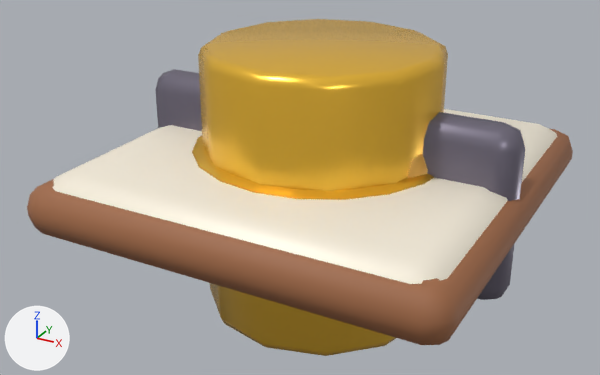
Before and after pictures for a commit that changed the glTF model public/assets/models/factory-kit.glb.
Camera for both pictures: a 50 mm camera at (0.836, -1.628, 0.776) aimed at (-0.042, -0.033, -0.021). Every picture has the same lights, and +X, +Y and +Z are marked at lower left. The first picture is the older version. Vertices at exactly the same position are counted once.

The scene before the commit, as lines of its bpy script (objects in view):
```python
ob_checkpoint = bpy.data.objects.new('checkpoint', me_cylinder)
ob_checkpoint.location = (0.0, 0.0, 0.0)
ob_gear = bpy.data.objects.new('gear', me_torus)
ob_gear.location = (0.0, 0.0, 0.0)
ob_tile_base = bpy.data.objects.new('tile_base', me_cube)
ob_tile_base.location = (0.0, 0.0, 0.0)
ob_tile_underlay = bpy.data.objects.new('tile_underlay', me_cube_001)
ob_tile_underlay.location = (0.0, 0.0, 0.0)
ob_wall = bpy.data.objects.new('wall', me_cube_002)
ob_wall.location = (0.0, 0.0, 0.0)
```
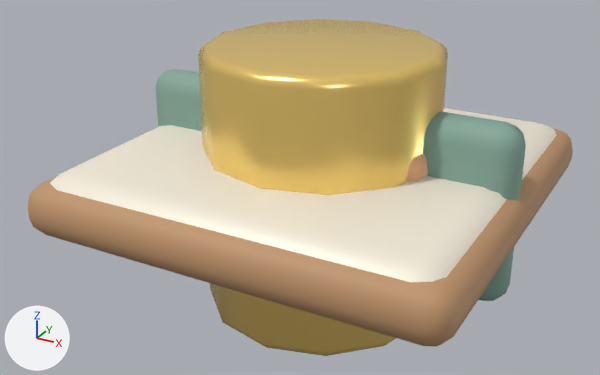
Location of each change, (x1, y1, x2, y2) in pixels of the pictures (600 x 375 px; the box of a moved part takes in the faces that stretch with it):
'checkpoint', recoloured, reshaped
    both: (198, 19, 448, 356)
'tile_underlay', recoloured, reshaped
    before: (27, 129, 573, 345)
    after: (28, 129, 573, 346)
'wall', reshaped
    before: (155, 69, 525, 300)
    after: (155, 69, 526, 301)
'gear', recoloured
    both: (192, 135, 434, 200)
part 1 of me_cube_001, built on
    before: (27, 130, 573, 345)
    after: (28, 129, 573, 346)
part 2 of me_cube_002, built on
    before: (155, 69, 525, 300)
    after: (155, 69, 526, 301)
part 3 of me_cube_002, recoloured
    both: (163, 94, 495, 190)
part 4 of me_torus, cut back
    before: (192, 135, 434, 200)
part 5 of me_cylinder, moved or reshaped
    both: (222, 319, 396, 356)
part 6 of me_cylinder, moved or reshaped
    before: (198, 30, 448, 91)
    after: (198, 23, 448, 91)

Patch to the scene script:
```diff
--- a/public/assets/models/factory-kit.glb.py
+++ b/public/assets/models/factory-kit.glb.py
@@ mat_warm_wood @@
 mat_warm_wood = principled_material('Warm wood')
-mat_warm_wood.base_color = (0.35, 0.14, 0.06)  # brown #a06945
+mat_warm_wood.base_color = (0.53, 0.3, 0.15)  # brown #c0956c
 mat_warm_wood.roughness = 0.62
@@ mat_checkpoint_gold @@
 mat_checkpoint_gold = principled_material('Checkpoint gold')
-mat_checkpoint_gold.base_color = (0.96, 0.56, 0.05)  # yellow #fac53f
+mat_checkpoint_gold.base_color = (0.98, 0.69, 0.2)  # yellow #fdd87c
 mat_checkpoint_gold.metallic = 0.58
@@ mat_sage_enamel @@
+mat_sage_enamel = principled_material('Sage enamel')
+mat_sage_enamel.base_color = (0.24, 0.4, 0.33)  # greyish green #86aa9b
+mat_sage_enamel.metallic = 0.05
+mat_sage_enamel.roughness = 0.65
@@ me_cube_001 @@
 # used by ob_tile_underlay; location = (0.0, 0.0, 0.0)
-me_cube_001.from_pydata(...)  # 56 vertices, 108 faces; spans x -0.49..0.49, y -0.49..0.49, z -0.06..0.06
+me_cube_001.from_pydata(...)  # 96 vertices, 188 faces; spans x -0.49..0.49, y -0.49..0.49, z -0.06..0.06
+# me_cube_001 part 1: 32 vertices removed from x -0.475..0.475, y -0.475..0.475, z -0.045..0.045; 72 vertices added at x -0.483..0.483, y -0.483..0.483, z -0.053..0.053
 me_cube_001.materials.append(mat_warm_wood)
@@ me_cube_002 @@
 # used by ob_wall; location = (0.0, 0.0, 0.0)
-me_cube_002.from_pydata(...)  # 56 vertices, 108 faces; spans x -0.47..0.47, y -0.05..0.05, z -0.21..0.21
+me_cube_002.from_pydata(...)  # 96 vertices, 188 faces; spans x -0.47..0.47, y -0.05..0.05, z -0.21..0.21
+# me_cube_002 part 2: 32 vertices removed from x -0.455..0.455, y -0.035..0.035, z -0.195..0.195; 72 vertices added at x -0.463..0.463, y -0.043..0.043, z -0.203..0.203
+# me_cube_002 part 3: 12 faces spanning x -0.47..0.47, y -0.05..0.05, z -0.21..0.21 switch from mat_plum_steel (grey #7c7686) to mat_sage_enamel (greyish green #86aa9b)
@@ me_torus @@
 # used by ob_gear; location = (0.0, 0.0, 0.0)
-me_torus.from_pydata(...)  # 160 vertices, 320 faces; spans x -0.37..0.37, y -0.37..0.37, z -0.09..0.09
+me_torus.from_pydata(...)  # 928 vertices, 1824 faces; spans x -0.38..0.38, y -0.38..0.38, z -0.075..0.075
+# me_torus part 4: 160 vertices removed from x -0.37..0.37, y -0.37..0.37, z -0.09..0.09; 928 vertices added at x -0.38..0.38, y -0.38..0.38, z -0.075..0.075
 me_torus.materials.append(mat_checkpoint_gold)
@@ me_cylinder @@
 # used by ob_checkpoint; location = (0.0, 0.0, 0.0)
-me_cylinder.from_pydata(...)  # 72 vertices, 140 faces; spans x -0.28..0.28, y -0.28..0.28, z -0.325..0.325
+me_cylinder.from_pydata(...)  # 96 vertices, 188 faces; spans x -0.28..0.28, y -0.28..0.28, z -0.325..0.325
+# me_cylinder part 5: 12 vertices removed from x -0.272..0.272, y -0.272..0.272, z -0.318; 24 vertices added at x -0.277..0.277, y -0.277..0.277, z -0.322..-0.312
+# me_cylinder part 6: 12 vertices removed from x -0.272..0.272, y -0.272..0.272, z 0.318; 24 vertices added at x -0.277..0.277, y -0.277..0.277, z 0.312..0.322
 me_cylinder.materials.append(mat_checkpoint_gold)
```
